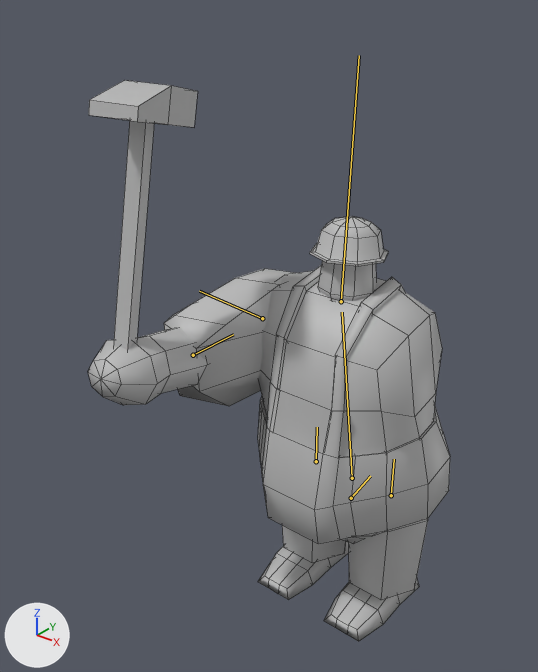
A saved change to the FBX model Assets/Art/Meshes/OneArmedFatman_withHammer.fbx.
Camera for both pictures: a 50 mm camera at (3.22, -5.39, 5.82) aimed at (-0.53, -0.7, 2.92). Lighting does not change. The marker at lower left points along +X, +Y and +Z. Both versions are drawn at frame 4 of the action 'Take 001'; the numbers are the values there. The bones that bend it are drawn over the model as lines. Mesh edges are drawn as thin lines.

Objects in the first picture: 'Fatman.001', 'Hammer'.
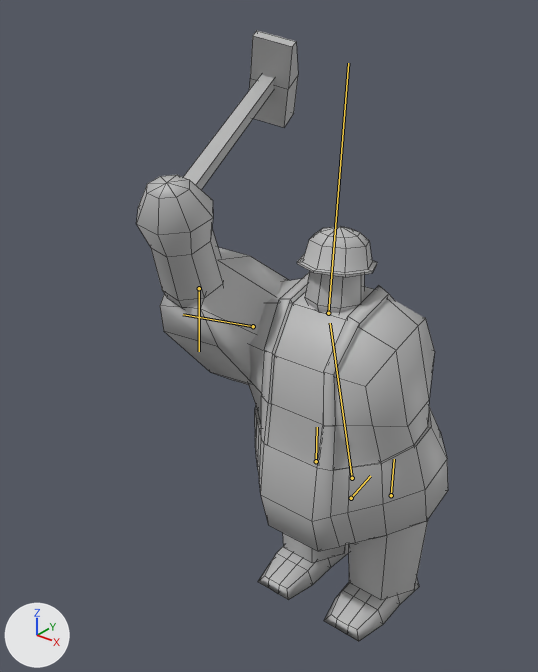
Where the change shows, as pixel boxes [x1, y1, x2, y2] in the pictures (538 x 672 px):
'Fatman.001', posed (14% narrower, 10% taller): before [88, 216, 450, 641]; after [137, 175, 448, 641]
'Hammer', posed: before [89, 80, 198, 350]; after [184, 31, 298, 190]
bone 'upper_body', root to tip: before (352, 478) to (342, 312); after (352, 478) to (330, 323)
bone 'head', root to tip: before (341, 301) to (359, 55); after (328, 313) to (348, 63)
bone 'arm', root to tip: before (262, 318) to (199, 291); after (253, 326) to (183, 314)
bone 'hand', root to tip: before (193, 355) to (233, 334); after (199, 288) to (199, 351)

Patch to the scene script:
```diff
--- a/Assets/Art/Meshes/OneArmedFatman_withHammer.fbx.py
+++ b/Assets/Art/Meshes/OneArmedFatman_withHammer.fbx.py
@@ bone_upper_body @@
 bone_upper_body = bpy.data.objects['Fatman'].pose.bones['upper_body']  # child of 'Fatman_root'
-bone_upper_body.rotation_quaternion = (0.996, 0.085, 0.0, 0.0)  # degrees (10, 0, 0)
+bone_upper_body.rotation_quaternion = (0.991, 0.131, 0.0, 0.0)  # degrees (15, 0, 0)
@@ bone_head @@
 bone_head = bpy.data.objects['Fatman'].pose.bones['head']  # child of 'upper_body'
-bone_head.rotation_quaternion = (0.994, -0.108, 0.0, 0.0)  # degrees (-12, 0, 0)
+bone_head.rotation_quaternion = (0.986, -0.166, 0.0, 0.0)  # degrees (-19, 0, 0)
@@ bone_arm @@
 bone_arm = bpy.data.objects['Fatman'].pose.bones['arm']  # child of 'upper_body'
-bone_arm.rotation_quaternion = (0.669, 0.094, 0.736, -0.03)  # degrees (-39, 98, -49)
+bone_arm.rotation_quaternion = (0.277, 0.136, 0.947, -0.082)  # degrees (6, 147, -15)
@@ bone_hand @@
 bone_hand = bpy.data.objects['Fatman'].pose.bones['hand']  # child of 'arm'
-bone_hand.rotation_quaternion = (0.986, -0.145, 0.005, 0.08)  # degrees (-17, 2, 9)
+bone_hand.rotation_quaternion = (0.967, -0.222, -0.002, 0.123)  # degrees (-26, 3, 14)
```
